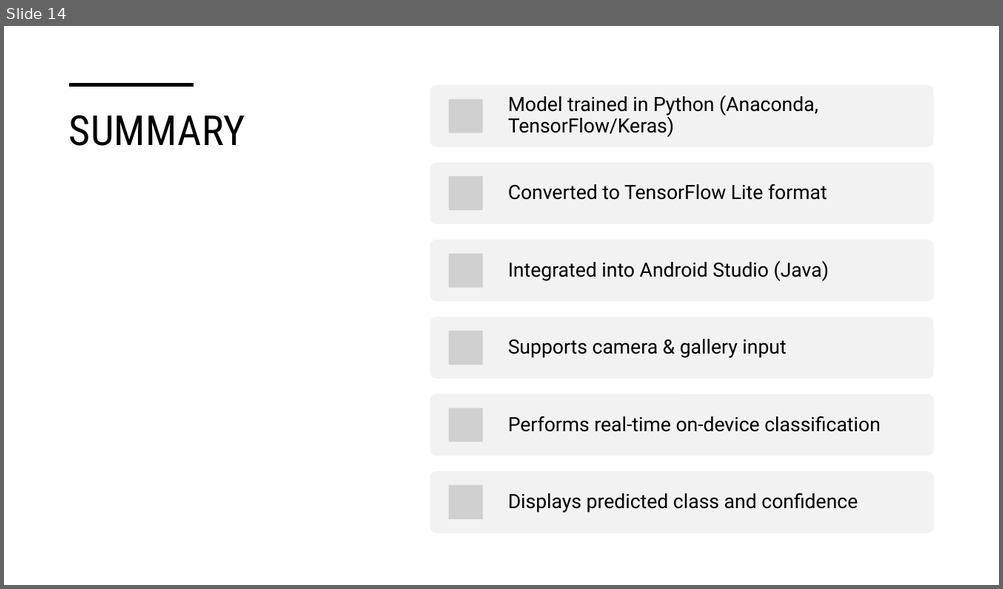
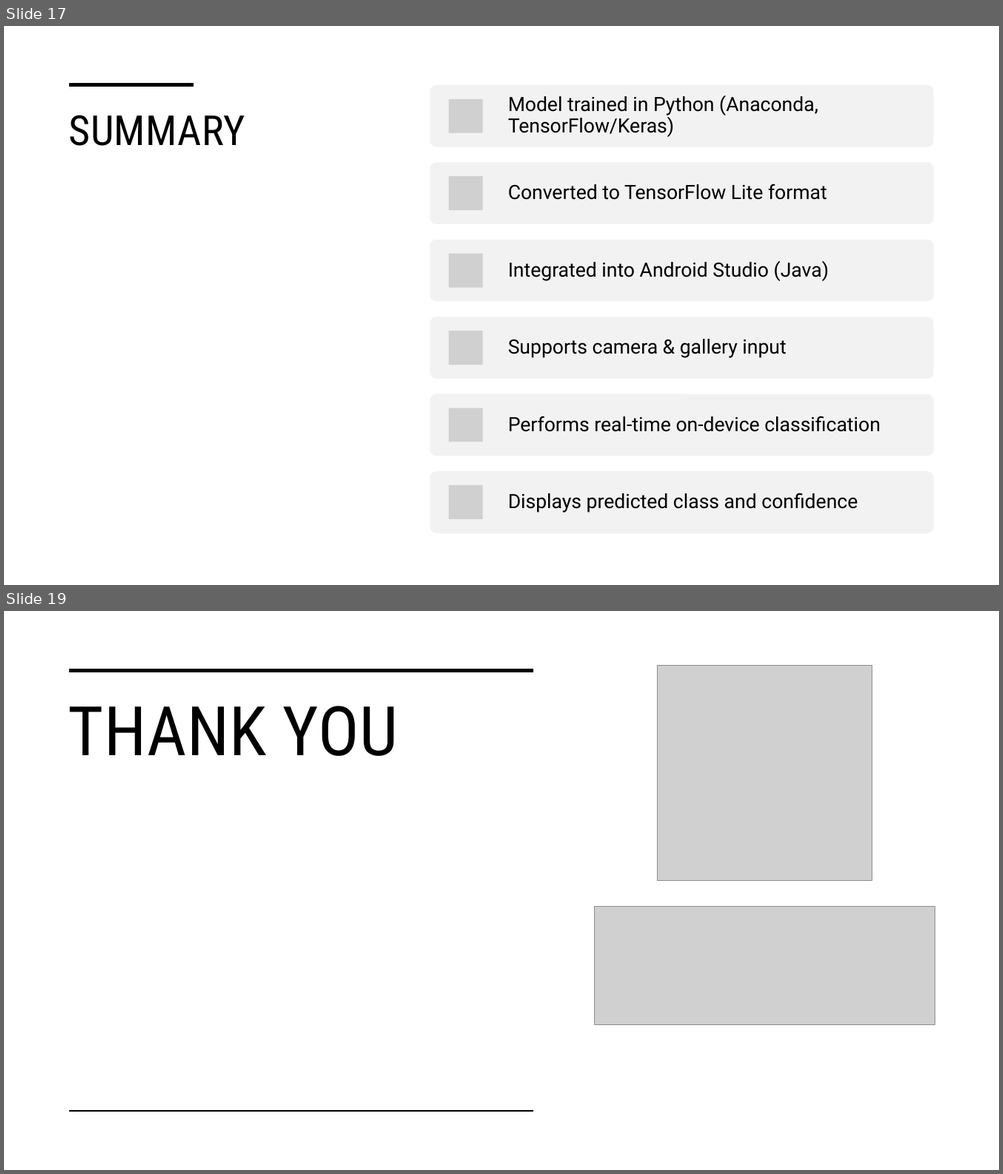
Before and after one commit to HadiNazari1/my-presentation-files-, a slide deck: Mobile Deep Learning Inference Framework for Android-Based Short-Circuit 1.pptx. Shown one above the other, each under a label of ours: slide 14 before the commit, slides 17 and 19 after it; the slides between them are not shown. The pictures are 1003x589 and 1003x1174 pixels, drawn with LibreOffice and Linux fonts; fonts in the diff are those of the drawing; grey boxes stand for pictures. Boxes give left, top, right and bottom in pixels: in the first picture for what was removed or moved away, otherwise in the second. Text is boxed around its words. In the diff, an @@ line names an element or a change of style, - is before the commit and + after.

```diff
--- a/Mobile Deep Learning Inference Framework for Android-Based Short-Circuit 1.pptx
+++ b/Mobile Deep Learning Inference Framework for Android-Based Short-Circuit 1.pptx
@@ slide 19 added at (x1=4, y1=611, x2=999, y2=1170), background #FFFFFF @@
@@ line added from (70, 671) to (533, 671), #000000 3.5 pt @@
@@ picture added at (x1=657, y1=666, x2=872, y2=880) @@
@@ title added at (x1=68, y1=706, x2=398, y2=756), 66 pt, text #000000 @@
+THANK YOU
@@ picture added at (x1=595, y1=907, x2=934, y2=1025) @@
@@ line added from (70, 1112) to (533, 1112), #000000 1 pt @@
@@ what was slide 14 is now slide 17 @@
```
Also in this commit, not shown: 8 slides changed, 4 other slides added, 1 other file.
